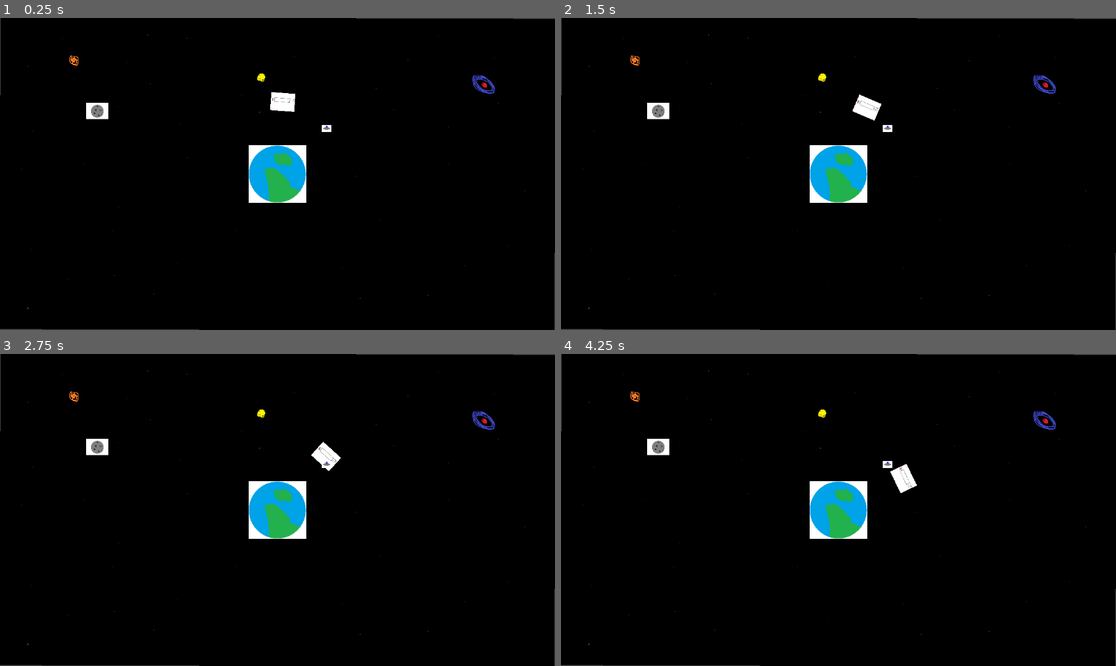
Above: before the commit, frames 1-4 (two rows, left to right).
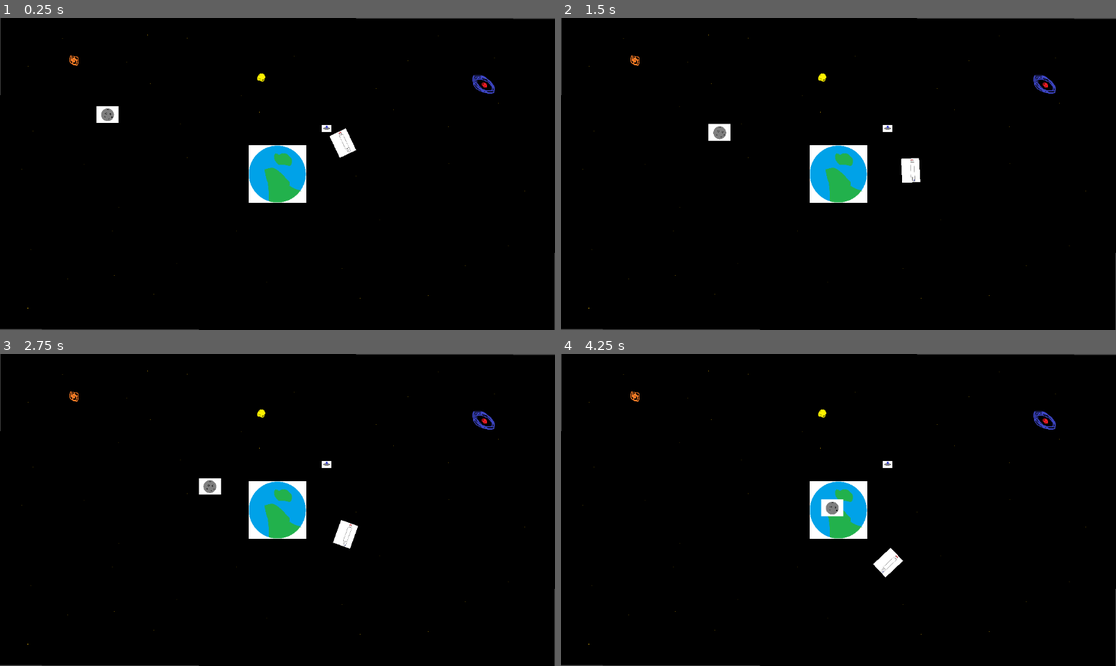
Above: after the commit, the same moments.

Repository: Swimnato/BYU-Game-Jam-2024
Game: Godot game, scene res://Main Scene.tscn
Two runs of this game, one before a commit and one after it. Both use one fixed random seed, a clock stepped at 60 frames per second and the inputs below.
Inputs:
- Up to frame 1 (0.25 s): no input
- Up to frame 2 (1.5 s): no input
- Up to frame 3 (2.75 s): no input
- Up to frame 4 (4.25 s): no input

The runs differ from the first frame. In frame 1, 0.8% of the frame differs, in the area x 15-65%, y 23-45%; in frame 2, 1.0%; in frame 3, 0.9%; in frame 4, 1.0%, in the area x 15-65%, y 27-72%.

Commit message:
made more progress

Diff:
--- /dev/null
+++ b/game-jam-2024/AsteroidMovement.gd
@@ -0,0 +1,21 @@
+func updatePosition(currentPosition, timePassed):
+	var step = 1 * (timePassed/5);
+	var theta = atan(abs(currentPosition.x)/abs(currentPosition.y));
+	var newPosition = currentPosition;
+	if(currentPosition.x < 0):
+		newPosition.x += step * sin(theta)
+		if newPosition.x > 0:
+			newPosition.x = 0;
+	elif(currentPosition.x > 0):
+		newPosition.x -= step * sin(theta)
+		if newPosition.x < 0:
+			newPosition.x = 0;
+	if(currentPosition.y < 0):
+		newPosition.y += step * cos(theta)
+		if newPosition.y > 0:
+			newPosition.y = 0;
+	elif(currentPosition.y > 0):
+		newPosition.y -= step * cos(theta)
+		if newPosition.y < 0:
+			newPosition.y = 0;
+	return newPosition;
--- /dev/null
+++ b/game-jam-2024/Asteroid_Main.gd
@@ -0,0 +1,26 @@
+extends Sprite2D
+
+
+const AsteroidMovement = preload("res://AsteroidMovement.gd");
+var movement = AsteroidMovement.new();
+
+var lastUpdate = 0
+
+# Called when the node enters the scene tree for the first time.
+func _ready() -> void:
+	lastUpdate = Time.get_ticks_msec()
+
+
+# Called every frame. 'delta' is the elapsed time since the previous frame.
+func _process(delta: float) -> void:
+	var timeSinceLastUpdate = Time.get_ticks_msec() - lastUpdate
+	if timeSinceLastUpdate > 5:
+		lastUpdate = Time.get_ticks_msec()
+
+		set_position(movement.updatePosition(position,timeSinceLastUpdate));
+
+		if position.x == position.y and position.y == 0:
+			get_parent().remove_child(self)
+
+func setPosition(newPos):
+	set_position(newPos)
--- a/game-jam-2024/Main Scene.tscn
+++ b/game-jam-2024/Main Scene.tscn
@@ -8,6 +8,7 @@
 [ext_resource type="Texture2D" uid="uid://cevdhb566aodp" path="res://Drone Ship Dev Art.png" id="4_j0825"]
 [ext_resource type="Texture2D" uid="uid://b6uc0fa4ryuis" path="res://Asteroid Dev Art.png" id="5_5r03b"]
 [ext_resource type="Script" path="res://main_ship_dev_art.gd" id="6_ybwfc"]
+[ext_resource type="Script" path="res://Asteroid_Main.gd" id="9_k2rwr"]
 
 [sub_resource type="CircleShape2D" id="CircleShape2D_lqryg"]
 
@@ -39,10 +40,11 @@
 scale = Vector2(0.1, 0.1)
 texture = ExtResource("4_j0825")
 
-[node name="AsteroidDevArt" type="Sprite2D" parent="."]
+[node name="Asteroid" type="Sprite2D" parent="."]
 position = Vector2(-748.801, -259.703)
 rotation = -0.000753172
 scale = Vector2(-0.23, -0.23)
 texture = ExtResource("5_5r03b")
+script = ExtResource("9_k2rwr")
 
 [node name="Camera2D" type="Camera2D" parent="."]
--- a/game-jam-2024/main_scene.gd
+++ b/game-jam-2024/main_scene.gd
@@ -3,6 +3,8 @@
 var nativeResolution = Vector2(1152, 648)
 var scaleForNativeResolution = Vector2(.5, .5)
 var currentResolution = Vector2(0,0)
+
+var lastUpdate = 0
 
 # Called when the node enters the scene tree for the first time.
 func _ready() -> void:
@@ -12,6 +14,9 @@
 # Called every frame. 'delta' is the elapsed time since the previous frame.
 func _process(delta: float) -> void:
 	fitWindow(get_window().get_size())
+	var timeSinceLastUpdate = Time.get_ticks_msec() - lastUpdate
+	if timeSinceLastUpdate > 500:
+		lastUpdate = Time.get_ticks_msec()
 
 func fitWindow(newResolution):
 	if newResolution.x != currentResolution.x or newResolution.y != currentResolution.y:
@@ -24,5 +29,4 @@
 			else:
 				x_zoom = y_zoom
 		var zoomage = Vector2(x_zoom, y_zoom)
-		print(newResolution)
 		$Camera2D.zoom = zoomage
--- a/game-jam-2024/main_ship_dev_art.gd
+++ b/game-jam-2024/main_ship_dev_art.gd
@@ -11,8 +11,8 @@
 # Called every frame. 'delta' is the elapsed time since the previous frame.
 func _process(delta: float) -> void:
 	var timeSinceLastUpdate = Time.get_ticks_msec() - lastUpdate
-	if timeSinceLastUpdate > 50:
-		theta += 1.0
+	if timeSinceLastUpdate > 5:
+		theta += .1 * (timeSinceLastUpdate / 5) # consistancy for all frameRates
 		position.x = sin(theta/180.0 * PI) * 300
 		position.y = -cos(theta/180.0 * PI) * 300
 		rotation_degrees = theta
Not shown: 1 places in game-jam-2024/Main Scene.tscn that only renumber resources
